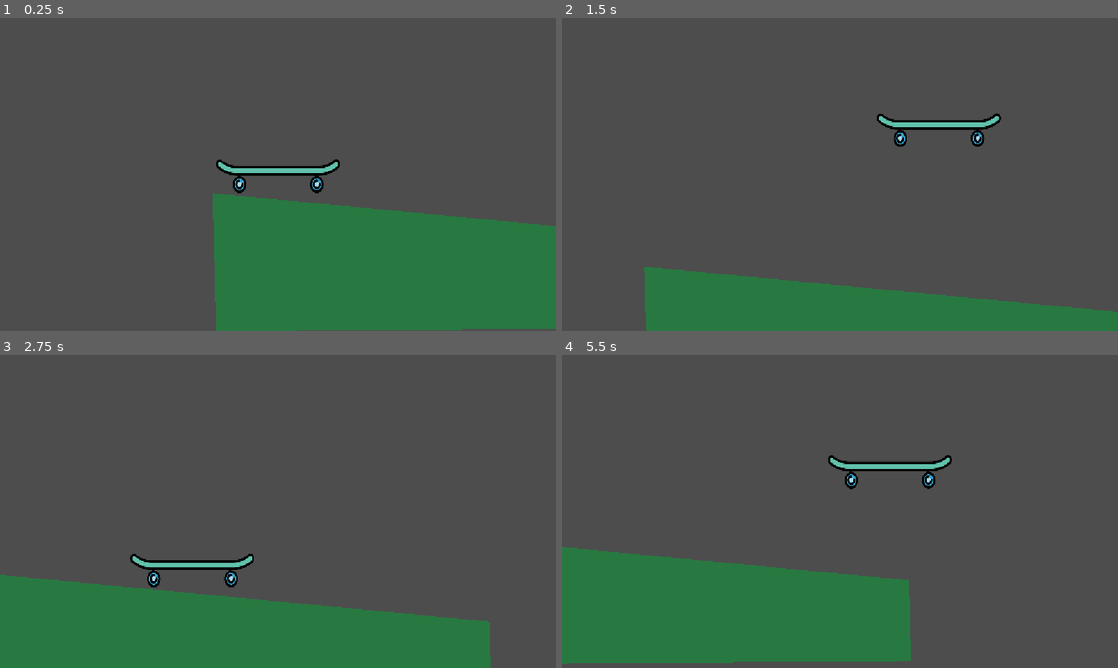
Above: before the commit, frames 1-4 (two rows, left to right).
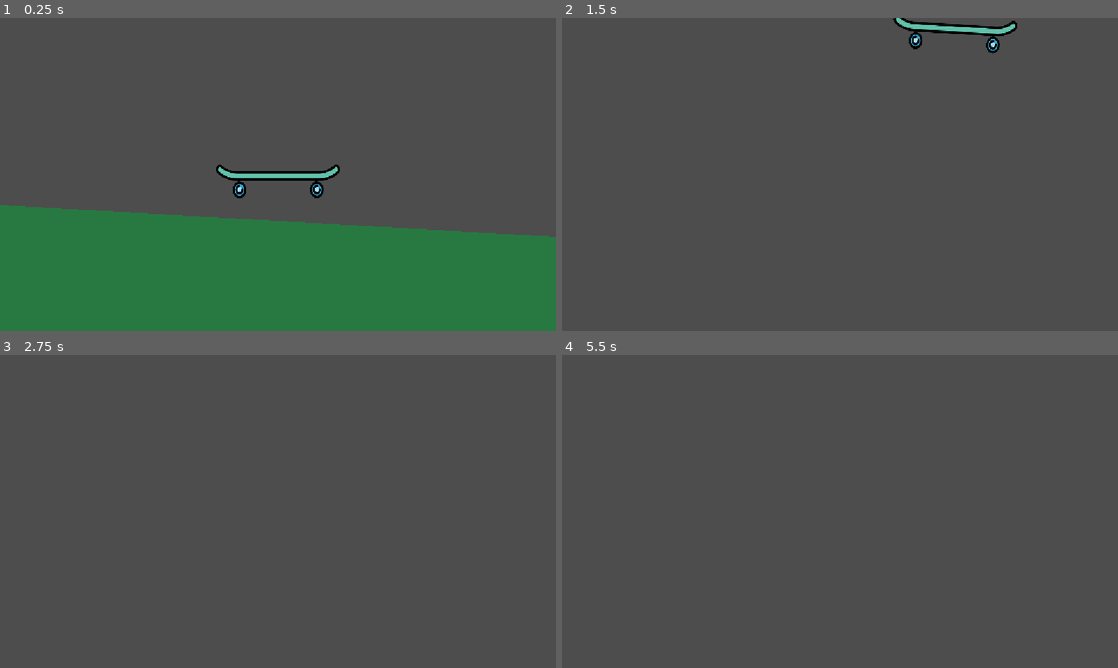
Above: after the commit, the same moments.

Repository: wolskao/TheStickmanSkater
Game: Godot game, scene res://Scenes/MainScene.tscn
Same seed, same stepped clock (60 frames per second), same inputs: the game is played once before the commit and once after it.
Inputs:
- Up to frame 1 (0.25 s): no input
- Up to frame 2 (1.5 s): hold D (move_right) from 0.53 s (still down); tap Space (jump) at 0.6, 0.77, 1.07, 1.35 s
- Up to frame 3 (2.75 s): tap Space (jump) at 1.52, 1.82, 2.1 s; release D (move_right) at 2.03 s; hold A (move_left) from 2.03 s (still down)
- Up to frame 4 (5.5 s): release A (move_left) at 2.78 s; hold D (move_right) 2.78-4.28 s; tap Space (jump) at 2.85, 3.02, 3.32, 3.6, 3.77, 4.07, 4.35, 4.52, 4.82, 5.1 s; hold A (move_left) 4.28-5.03 s; hold D (move_right) from 5.03 s (still down)

The runs differ from the first frame. In frame 1, 20% of the frame differs, in the area x 0-100%, y 45-100%; in frame 2, 13%; in frame 3, 21%; in frame 4, 21%, in the area x 0-71%, y 32-99%.

Commit message:
Skateboard change to RigidBody
Node changed from CharacterBody to RigidBody, the skateboard moves on the ground instead of going sideways

Diff:
--- a/Scenes/MainScene.tscn
+++ b/Scenes/MainScene.tscn
@@ -5,10 +5,11 @@
 [node name="MainScene" type="Node2D" unique_id=624615732]
 
 [node name="Player" parent="." unique_id=1123512880 instance=ExtResource("1_hpc76")]
-position = Vector2(135, 323)
+position = Vector2(129, 260)
 
 [node name="Ground" type="StaticBody2D" parent="." unique_id=870214110]
-position = Vector2(-1158, -278)
+position = Vector2(-3219.0002, -583)
+scale = Vector2(2.3487809, 1.4111907)
 
 [node name="CollisionPolygon2D" type="CollisionPolygon2D" parent="Ground" unique_id=333887805]
 position = Vector2(1156, 646)
--- a/Scenes/Player.tscn
+++ b/Scenes/Player.tscn
@@ -8,9 +8,8 @@
 
 [node name="Player" type="CharacterBody2D" unique_id=295827543]
 
-[node name="Skateboard" type="CharacterBody2D" parent="." unique_id=1230197475]
+[node name="Skateboard" type="RigidBody2D" parent="." unique_id=47734110]
 script = ExtResource("1_kyqiw")
-speed = 500
 
 [node name="CollisionShape2D" type="CollisionShape2D" parent="Skateboard" unique_id=774361457]
 position = Vector2(0.50113976, 0.6260893)
--- a/Scenes/player.gd
+++ b/Scenes/player.gd
@@ -1,24 +1,13 @@
-extends CharacterBody2D
+extends RigidBody2D
 
-@export var speed := 300
-@export var jump_velocity := 500
+@export var push_force := 1000.0
+@export var jump_force := 500.0
 
-
-# Called when the node enters the scene tree for the first time.
-func _ready() -> void:
-	pass # Replace with function body.
-
-
-# Called every frame. 'delta' is the elapsed time since the previous frame.
 func _physics_process(delta: float) -> void:
-	if not is_on_floor():
-		velocity += get_gravity() * delta
-
 	var direction := Input.get_axis("move_left", "move_right")
 
-	velocity.x = direction * speed
+	if direction != 0:
+		apply_central_force(Vector2.RIGHT * direction * push_force)
 
-	if Input.is_action_just_pressed("jump") and is_on_floor():
-			velocity.y = -jump_velocity
-
-	move_and_slide()
+	if Input.is_action_just_pressed("jump"):
+		apply_central_impulse(Vector2.UP * jump_force)
